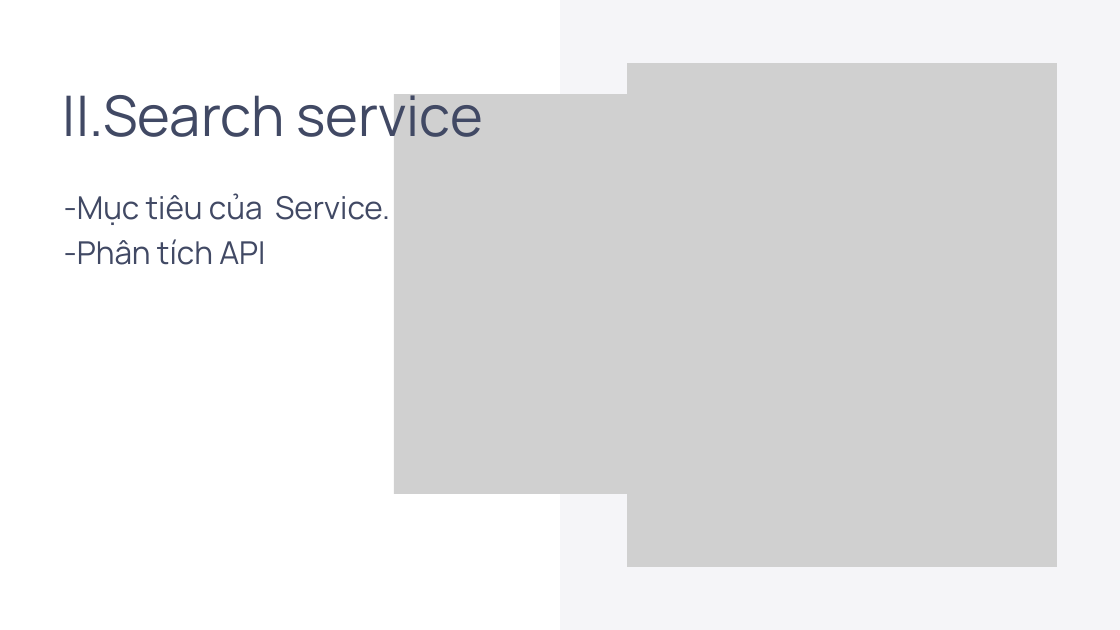
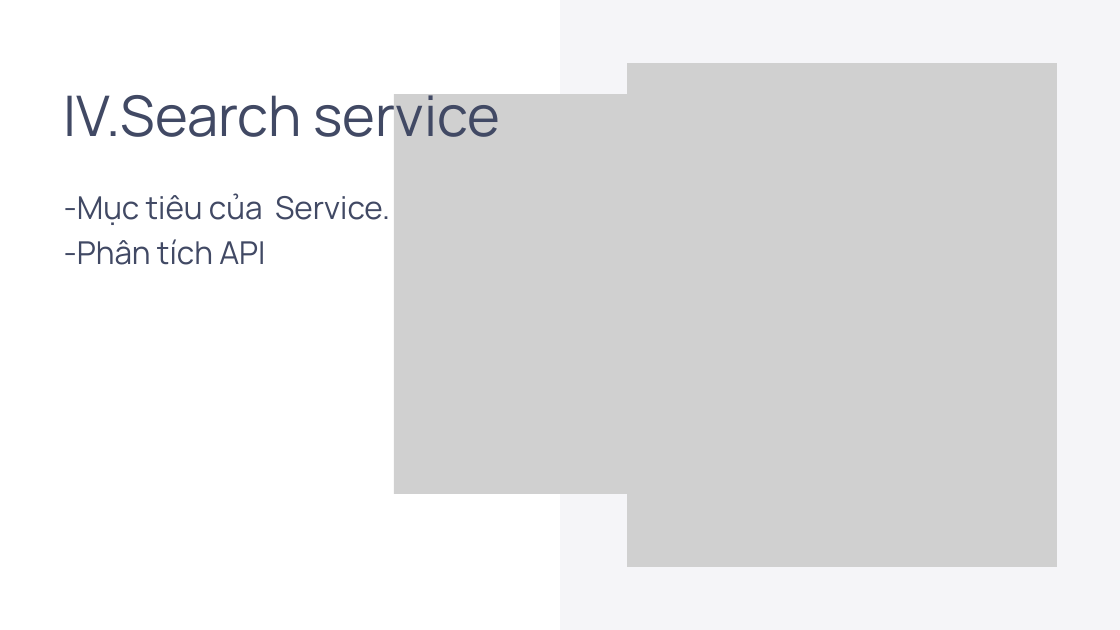
Before and after one commit to MinhQuan0206/SOA_MidTerm_Project, a slide deck: slide 11 of Slide thuyết trình.pptx (slide 9 before the commit). Drawn at 1120x630 pixels with LibreOffice and Linux fonts; fonts in the diff are those of the drawing; grey boxes stand for pictures. Boxes give left, top, right and bottom in pixels: in the first picture for what was removed or moved away, otherwise in the second. Text is boxed around its words. In the diff, an @@ line names an element or a change of style, - is before the commit and + after.

```diff
--- a/Slide thuyết trình.pptx
+++ b/Slide thuyết trình.pptx
@@ text at (63,83,500,150): text changed @@
-II.Search service
+IV.Search service
```
Also in this commit, not shown: 27 other slides changed, 1 other file.
